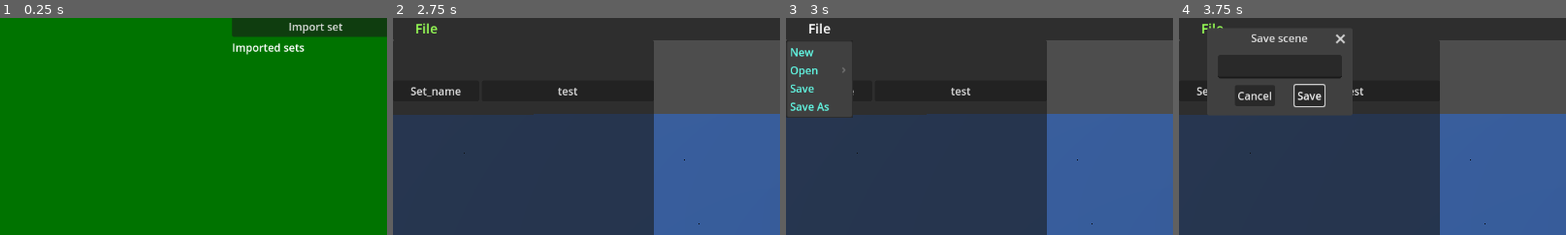
Above: before the commit, frames 1-4 (left to right).
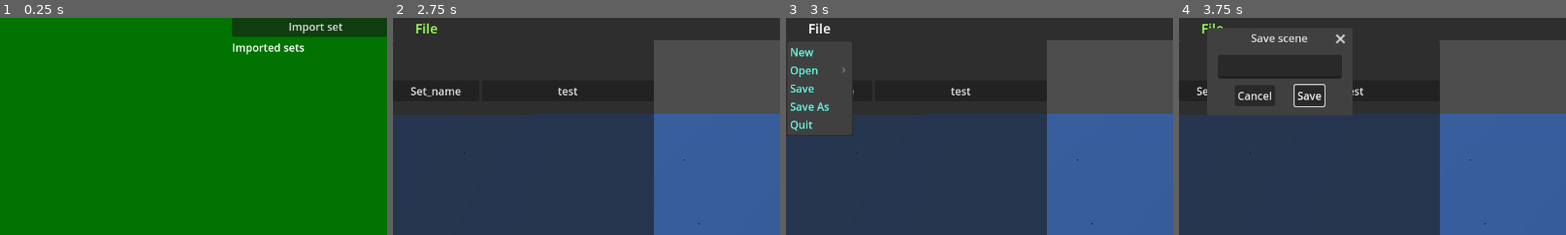
Above: after the commit, the same moments.

Repository: niel/DungeonPlanner
Game: Godot game, scene res://Scenes/UI/MainMenu/MainMenu.tscn
Same seed, same stepped clock (60 frames per second), same inputs: the game is played once before the commit and once after it.
Inputs:
- Up to frame 1 (0.25 s): no input
- Up to frame 2 (2.75 s): click "New Scene" at 0.5 s; click "Next" at 1.25 s; click "Next" at 2 s
- Up to frame 3 (3 s): click "File" at 2.75 s
- Up to frame 4 (3.75 s): click "Set_name" at 3.5 s
The pictures show only the part of the screen within x 0-50%, y 0-50%; the shares and areas given below are measured in that part.

Frames 1-2 are identical in both runs. In frame 3, 1.4% of the frame differs, in the area x 0-18%, y 45-55%; in frame 4, nothing differs.
Error before the commit: Out of bounds get index '0' (on base: 'Array') (res://Scripts/UI/PlannerUI.gd:36)
Error after the commit: Out of bounds get index '0' (on base: 'Array') (res://Scripts/UI/PlannerUI.gd:38)

Commit message:
Add quit button

Diff:
--- a/Scripts/PlanningScene.gd
+++ b/Scripts/PlanningScene.gd
@@ -1,4 +1,6 @@
 extends Node
+
+const main_menu_scene_path = "res://Scenes/UI/MainMenu/MainMenu.tscn"
 
 var saveManager: SaveManager = SaveManager.new()
 var viewport
@@ -15,6 +17,7 @@
   plannerUI.save_current_scene.connect(self.save_scene)
   plannerUI.load_scene.connect(self.load_scene)
   plannerUI.set_save_names(saveManager.sceneNames)
+  plannerUI.quit_scene.connect(quit_scene)
   viewport = get_viewport()
   viewport.size_changed.connect(on_viewport_resized)
 
@@ -33,5 +36,12 @@
   SceneContext.set_current_scene(sceneData)
   board.load_scene(sceneData)
 
+func quit_scene():
+  # Can't preload main menu scene because it causes circular dependencies
+  var main_menu_scene = load(main_menu_scene_path)
+  var error = get_tree().change_scene_to_packed(main_menu_scene)
+  if error != OK:
+    push_error("Failed to change scene: " + str(error))
+
 func on_viewport_resized():
   plannerUI.on_viewport_resized(viewport.size)
--- a/Scripts/UI/FileButton.gd
+++ b/Scripts/UI/FileButton.gd
@@ -4,11 +4,13 @@
 const ID_OPEN = 1
 const ID_SAVE = 2
 const ID_SAVE_AS = 3
+const ID_QUIT = 4
 
 signal new_scene()
 signal save_scene()
 signal save_scene_as()
 signal load_scene(sceneName: String)
+signal quit_scene()
 
 const ID_SCENES_START = 100
 const ID_SCENES_END = 199
@@ -25,6 +27,7 @@
   menu.add_item("Save", ID_SAVE)
   menu.id_pressed.connect(self._on_MenuButton_id_pressed)
   menu.add_item("Save As", ID_SAVE_AS)
+  menu.add_item("Quit", ID_QUIT)
 
 func set_saves(saveNames: Array):
   recentScenes = saveNames
@@ -55,6 +58,8 @@
       save_scene.emit()
     ID_SAVE_AS:
       save_scene_as.emit()
+    ID_QUIT:
+      quit_scene.emit()
 
 
 func onSubmenuPress(id: int, menuName: String):
--- a/Scripts/UI/MainMenu.gd
+++ b/Scripts/UI/MainMenu.gd
@@ -2,7 +2,7 @@
 
 const delete_confirmation_text = "Are you sure you want to delete %s?"
 const imported_set_item_scene = preload("res://Scenes/UI/MainMenu/ImportedSetItem.tscn")
-const planning_scene = preload("res://Scenes/PlannerScene.tscn")
+const planning_scene_path = "res://Scenes/PlannerScene.tscn"
 const ui_recent_scene_item = preload("res://Scenes/UI/MainMenu/RecentSceneItem.tscn")
 
 @onready var confirmationDialog: ConfirmationDialog = $ConfirmationDialog
@@ -99,9 +99,11 @@
   change_to_planning_scene()
 
 func change_to_planning_scene():
+  # Can't preload planning_scene because it causes circular dependencies
+  var planning_scene = load(planning_scene_path)
   var error = get_tree().change_scene_to_packed(planning_scene)
   if error != OK:
-    print("Error loading planning scene: ", error)
+    print("Error loading planning scene: ", error_string(error))
 
 func _on_import_scene_pressed() -> void:
   sceneImportDialog.popup_centered()
--- a/Scripts/UI/PlannerUI.gd
+++ b/Scripts/UI/PlannerUI.gd
@@ -8,6 +8,7 @@
 signal new_scene()
 signal save_current_scene(sceneName: String)
 signal load_scene(sceneName: String)
+signal quit_scene()
 
 var context: UIContext
 var resources: TileResources
@@ -22,11 +23,12 @@
 func _ready():
   tileSelectorUI.tile_selected.connect(set_selected_tile)
   setImportNode.set_selected.connect(set_selected_set)
-  fileButton.new_scene.connect(self._on_file_new)
-  fileButton.load_scene.connect(self._on_file_load)
-  fileButton.save_scene.connect(self._on_file_save)
-  fileButton.save_scene_as.connect(self.show_save_as_dialog)
-  saveAsDialog.saved_with_name.connect(self._on_save_as)
+  fileButton.new_scene.connect(_on_file_new)
+  fileButton.load_scene.connect(_on_file_load)
+  fileButton.save_scene.connect(_on_file_save)
+  fileButton.save_scene_as.connect(show_save_as_dialog)
+  fileButton.quit_scene.connect(on_quit)
+  saveAsDialog.saved_with_name.connect(_on_save_as)
   context = UIContext.new()
   if SceneContext.currentScene != null:
     context.currentScene = SceneContext.currentScene.sceneName
@@ -46,9 +48,6 @@
   context.recentScenes = names
   fileButton.set_saves(context.recentScenes)
 
-func show_save_as_dialog():
-  saveAsDialog.visible = true
-
 func _on_file_new():
   context.currentScene = ""
   new_scene.emit()
@@ -63,11 +62,17 @@
     return
   save_current_scene.emit(context.currentScene)
 
+func show_save_as_dialog():
+  saveAsDialog.visible = true
+
 func _on_save_as(sceneName: String):
   context.currentScene = sceneName
   save_current_scene.emit(context.currentScene)
   fileButton.set_saves(context.recentScenes)
 
+func on_quit():
+  quit_scene.emit()
+
 func on_viewport_resized(newSize: Vector2):
   setImportNode.on_viewport_resized(newSize)
   tileSelectorUI.on_viewport_resized(newSize)
